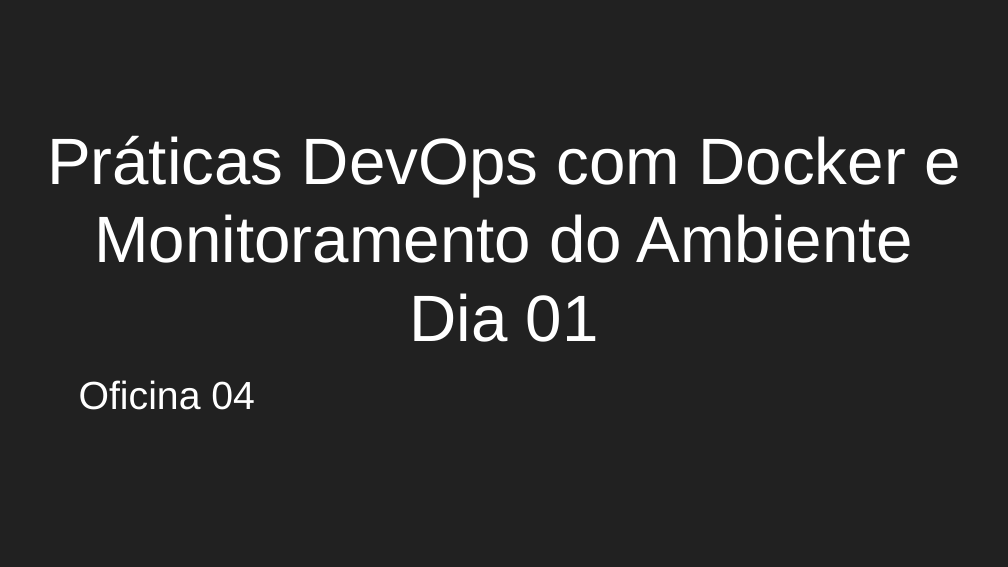
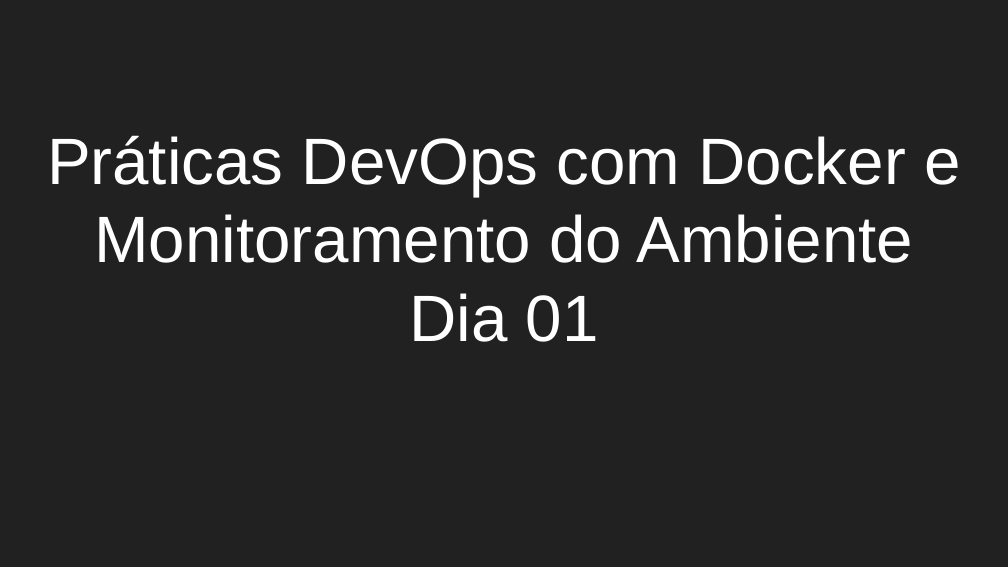
Before and after one commit to Gabrielgsn30/seminarios-docker-monitoramento, a slide deck: slide 1 of DIA01/Práticas DevOps com Docker e Monitoramento do Ambiente Dia 01.pptx. Drawn at 1008x567 pixels with LibreOffice and Linux fonts; fonts in the diff are those of the drawing. Boxes give left, top, right and bottom in pixels: in the first picture for what was removed or moved away, otherwise in the second. Text is boxed around its words. In the diff, an @@ line names an element or a change of style, - is before the commit and + after.

```diff
--- a/DIA01/Práticas DevOps com Docker e Monitoramento do Ambiente Dia 01.pptx
+++ b/DIA01/Práticas DevOps com Docker e Monitoramento do Ambiente Dia 01.pptx
@@ subtitle removed at box(79, 380, 255, 410) @@
-Oficina 04
```
Also in this commit, not shown: 6 other slides changed, 5 slides removed, 2 other files.
